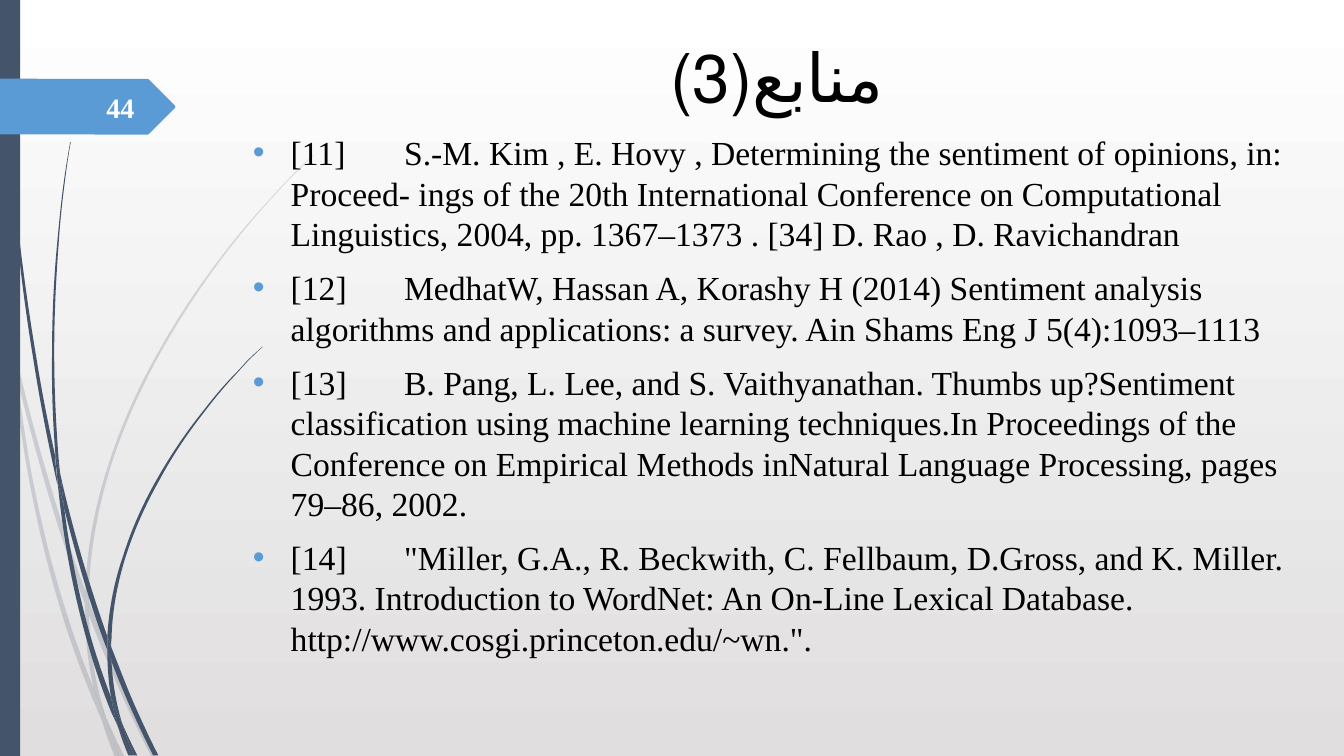
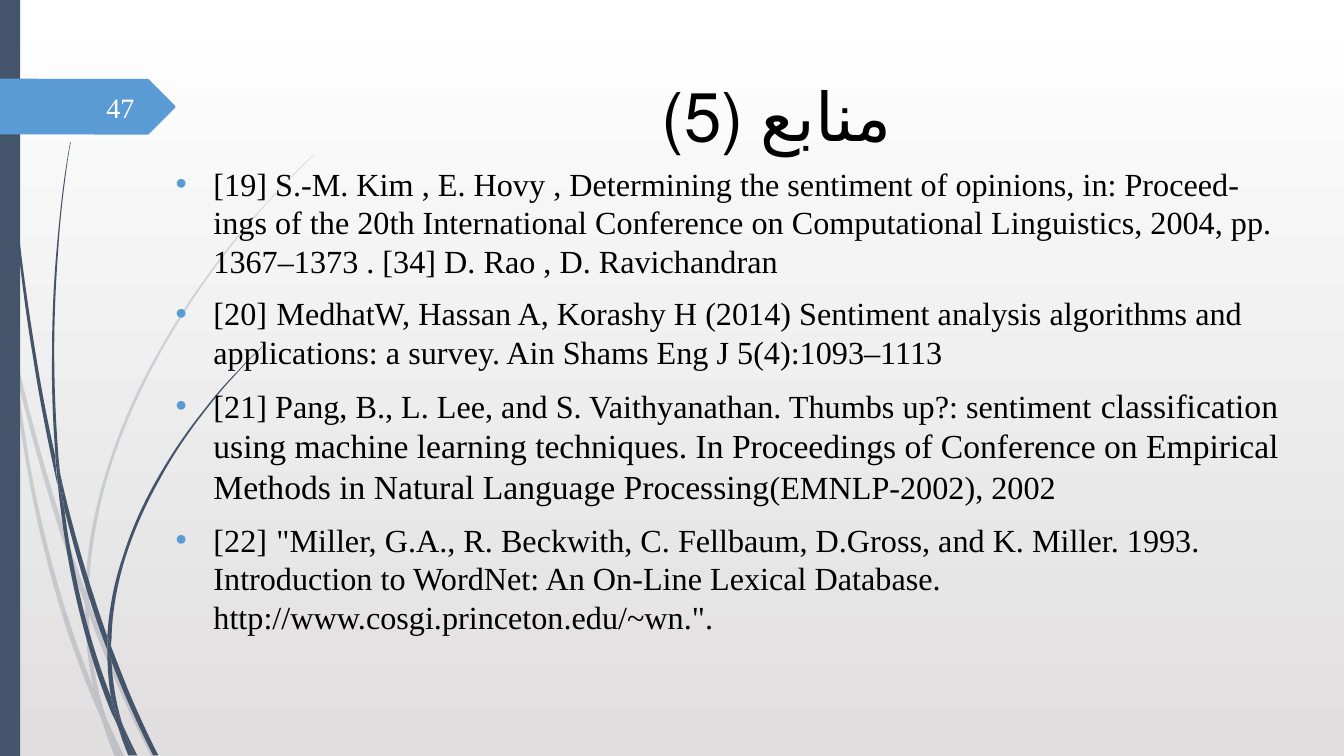
Before and after one commit to robati/speakerRecognition, a slide deck: slide 47 of OM.pptx (slide 44 before the commit). Drawn at 1344x756 pixels with LibreOffice and Linux fonts; fonts in the diff are those of the drawing. Boxes give left, top, right and bottom in pixels: in the first picture for what was removed or moved away, otherwise in the second. Text is boxed around its words. In the diff, an @@ line names an element or a change of style, - is before the commit and + after.

```diff
--- a/OM.pptx
+++ b/OM.pptx
@@ page number at (106, 99, 134, 118): text changed; text colour #FFFFFF to #FEFFFF; bold off @@
-44
+47
@@ title at (737, 90, 942, 371): text changed @@
-منابع(3)
+منابع (5)
@@ text at (213, 173, 1278, 636): text changed; size 24 to 23 pt @@
-• [11] S.-M. Kim , E. Hovy , Determining the sentiment of opinions, in: Proceed- ings of the 20th International Conference on Computational Linguistics, 2004, pp. 1367–1373 . [34] D. Rao , D. Ravichandran
-• [12] MedhatW, Hassan A, Korashy H (2014) Sentiment analysis algorithms and applications: a survey. Ain Shams Eng J 5(4):1093–1113
-• [13] B. Pang, L. Lee, and S. Vaithyanathan. Thumbs up?Sentiment classification using machine learning techniques.In Proceedings of the Conference on Empirical Methods inNatural Language Processing, pages 79–86, 2002.
-• [14] "Miller, G.A., R. Beckwith, C. Fellbaum, D.Gross, and K. Miller. 1993. Introduction to WordNet: An On-Line Lexical Database. http://www.cosgi.princeton.edu/~wn.".
+• [19] S.-M. Kim , E. Hovy , Determining the sentiment of opinions, in: Proceed- ings of the 20th International Conference on Computational Linguistics, 2004, pp. 1367–1373 . [34] D. Rao , D. Ravichandran
+• [20] MedhatW, Hassan A, Korashy H (2014) Sentiment analysis algorithms and applications: a survey. Ain Shams Eng J 5(4):1093–1113
+• [21] Pang, B., L. Lee, and S. Vaithyanathan. Thumbs up?: sentiment classification using machine learning techniques. In Proceedings of Conference on Empirical Methods in Natural Language Processing(EMNLP-2002), 2002
+• [22] "Miller, G.A., R. Beckwith, C. Fellbaum, D.Gross, and K. Miller. 1993. Introduction to WordNet: An On-Line Lexical Database. http://www.cosgi.princeton.edu/~wn.".
```
Also in this commit, not shown: 5 other slides changed, 4 slides added, 1 slide removed.
